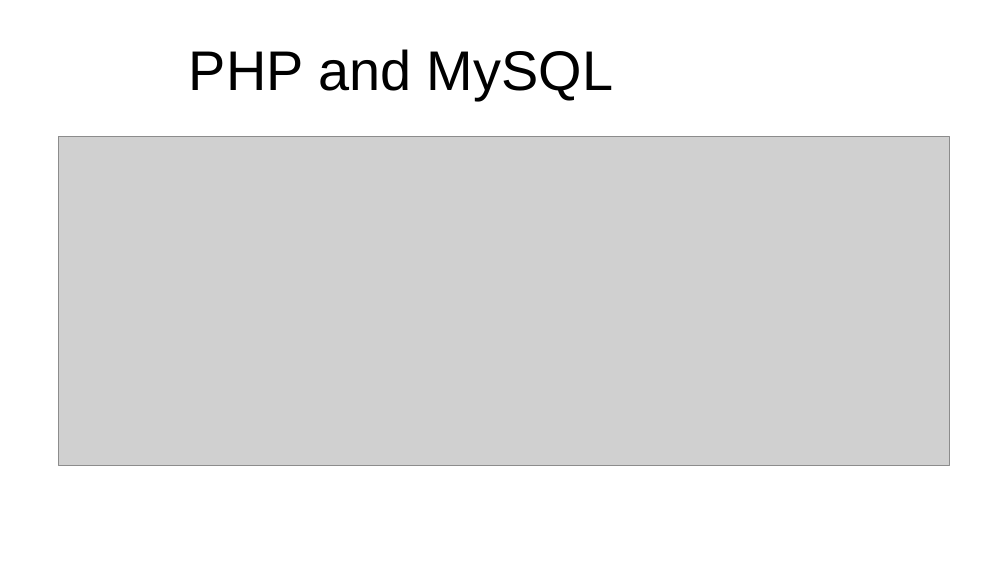
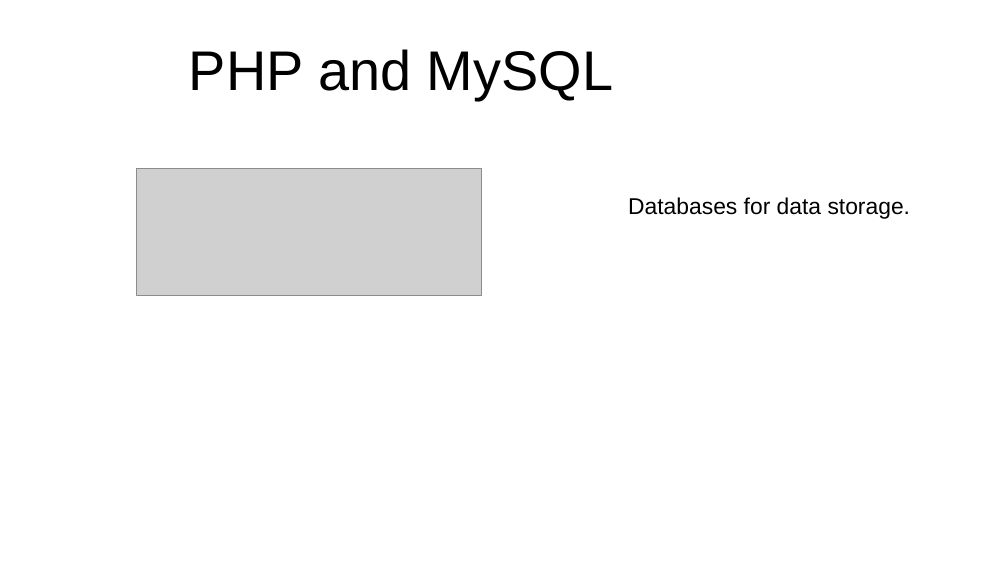
Before and after one commit to ScitechFusionX/sukumani_dream, a slide deck: slide 3 of presentation 1.pptx. Drawn at 1008x567 pixels with LibreOffice and Linux fonts; fonts in the diff are those of the drawing; grey boxes stand for pictures; background and template pictures are left out. Boxes give left, top, right and bottom in pixels: in the first picture for what was removed or moved away, otherwise in the second. Text is boxed around its words. In the diff, an @@ line names an element or a change of style, - is before the commit and + after.

```diff
--- a/presentation 1.pptx
+++ b/presentation 1.pptx
@@ picture: place and size @@
-picture at [59, 137, 950, 466]
+picture at [137, 168, 482, 295]
@@ text added at [628, 197, 911, 219], 18 pt, text #000000 @@
+Databases for data storage.
```
Also in this commit, not shown: 4 other slides changed, 5 slides added, 7 slides removed.
